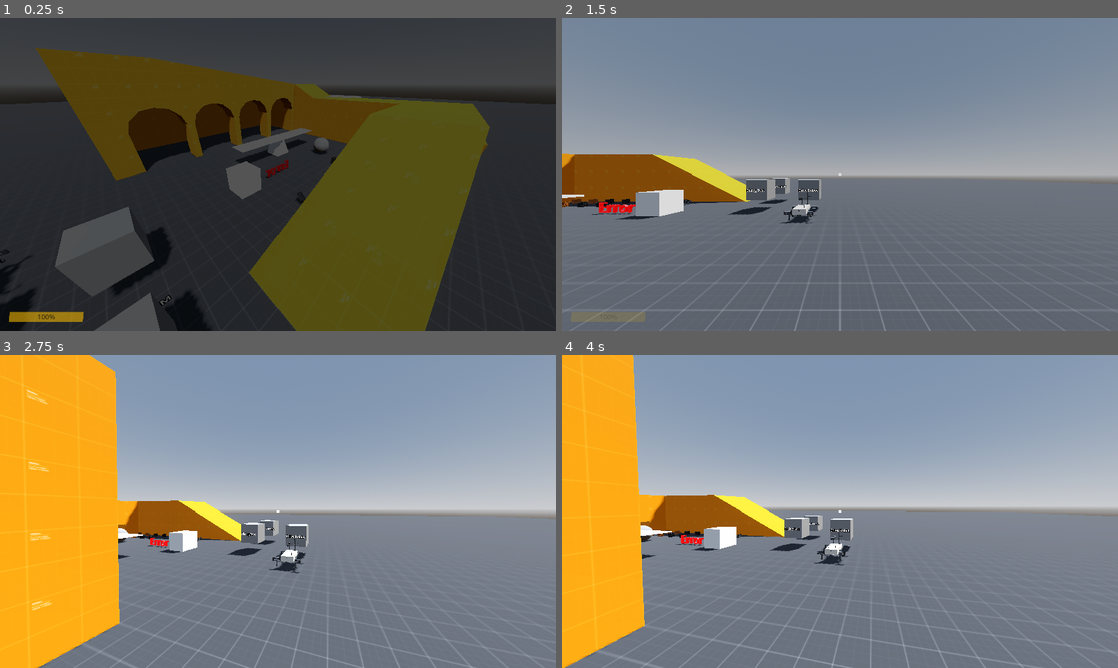
Above: before the commit, frames 1-4 (two rows, left to right).
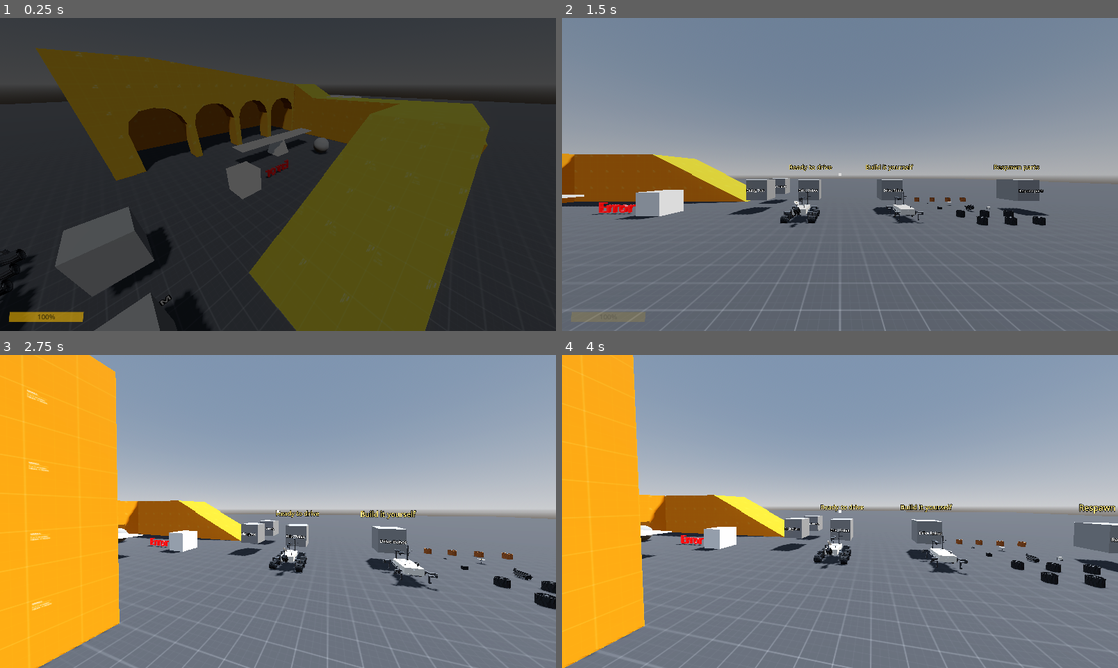
Above: after the commit, the same moments.

Repository: m-rafiwidya/Last-Light-NasaSpaceApps
Game: Godot game, scene res://src/main.tscn
The game is run twice, just before and just after one commit, with the same random seed, the same clock (stepped at 60 frames per second) and the same inputs.
Inputs (mouse positions are in pixels of both pictures, inside the frame that each line leads up to):
- Up to frame 1 (0.25 s): no input
- Up to frame 2 (1.5 s): click "Start" at 0.5 s; move the mouse to (867, 174) at 1.27 s; hold X (arm_rotate_up) from 1.28 s (still down); tap R (arm_toggle) at 1.35 s
- Up to frame 3 (2.75 s): keep holding X (arm_rotate_up); tap Space (move_jump) at 1.52, 2.27 s; move the mouse to (250, 511) at 2.02 s; click (250, 511) at 2.1 s
- Up to frame 4 (4 s): keep holding X (arm_rotate_up); move the mouse to (851, 505) at 2.77 s; hold Right mouse button (interact_secondary) 2.78-3.53 s; tap Enter at 3.5 s; move the mouse to (834, 517) at 3.52 s; tap E (interact_use) at 3.6 s; tap Space (move_jump) at 3.77 s

The runs differ from the first frame. In frame 1, 0.3% of the frame differs, in the area x 0-61%, y 44-91%; in frame 2, 2.1%; in frame 3, 2.1%; in frame 4, 2.9%, in the area x 16-100%, y 47-75%.

Commit message:
Test level with an assembled and a bare rover; per-rover control, reset, respawn
- GameState.robot / drive(rover): the rover being driven. Only its
  controller takes input, only it takes the camera (and hands it back to the
  player), and it sets Debug.current_robot for the robot HUD (was: every
  rover took input and the camera; the HUD showed the last rover loaded).
  SceneLoader clears it on unload.
- Robot.start_assembled: mounts six wheels, motor, battery, mast camera,
  antenna and tool turret when ready
- F (robot_reset, free in the input map): the driven rover goes upright where
  it is, keeping its heading, 0.25 m above the ground, at rest
- Test level: ReadyRover (assembled, "Ready to drive") and BareRover (empty,
  "Build it yourself"), each with its own Drive Robot trigger; PartsPile with
  a full build plus four high-grip wheels, and a "Respawn parts" trigger that
  replaces the loose pile parts with a fresh pile
- HUD hint for F; README

Diff:
--- a/game/project.godot
+++ b/game/project.godot
@@ -126,6 +126,11 @@
 "events": [Object(InputEventKey,"resource_local_to_scene":false,"resource_name":"","device":-1,"window_id":0,"alt_press …(190 unchanged characters)…
 ]
 }
+robot_reset={
+"deadzone": 0.2,
+"events": [Object(InputEventKey,"resource_local_to_scene":false,"resource_name":"","device":-1,"window_id":0,"alt_pressed":false,"shift_pressed":false,"ctrl_pressed":false,"meta_pressed":false,"pressed":false,"keycode":0,"physical_keycode":70,"key_label":0,"unicode":0,"location":0,"echo":false,"script":null)
+]
+}
 
 [physics]
 
--- a/game/src/autoloads/debug.gd
+++ b/game/src/autoloads/debug.gd
@@ -1,6 +1,6 @@
 extends Node
 
-# Set by Robot._ready()
+# The rover being driven, set by the Robot when it takes control (read by the robot HUD)
 var current_robot: Robot
 
 ## True while the debug console popup is open (set by UIManager). Player and robot
--- a/game/src/autoloads/game_state.gd
+++ b/game/src/autoloads/game_state.gd
@@ -12,6 +12,9 @@
 
 ## The current Player, null while no gameplay level is loaded
 var player: Player = null
+## The rover being driven (or last driven), set by drive(). Only this rover takes input, the
+## camera and the robot HUD; null while no gameplay level is loaded.
+var robot: Robot = null
 
 ## Time scale the game runs at while not paused. The `timescale` console command
 ## changes it, so unpausing returns to it instead of always going back to 1.0.
@@ -26,6 +29,12 @@
 
 func is_in_game(s: State = state) -> bool:
 	return s == State.IN_GAME_PLAYER or s == State.IN_GAME_ROBOT
+
+
+## Takes control of `rover` (IN_GAME_ROBOT). Esc hands control back to the player.
+func drive(rover: Robot) -> void:
+	robot = rover
+	change_state_to(State.IN_GAME_ROBOT)
 
 
 ## Leave a menu-like state (pause, mission console) and go back to whichever
--- a/game/src/autoloads/scene_loader.gd
+++ b/game/src/autoloads/scene_loader.gd
@@ -60,6 +60,7 @@
 	# Unload current level if it exists
 	if current_scene:
 		GameState.player = null
+		GameState.robot = null
 		current_scene.queue_free()
 		level_unloaded.emit(current_scene.name)
 		current_scene = null
--- a/game/src/levels/test_level.gd
+++ b/game/src/levels/test_level.gd
@@ -7,7 +7,10 @@
 func _ready() -> void:
 	$DialogTrigger.interacted.connect(_on_dialog_trigger_interacted)
 	$MissionConsoleTrigger.interacted.connect(_on_mission_console_trigger_interacted)
-	$RobotTrigger.interacted.connect(_on_robot_trigger_interacted)
+	$ReadyRoverTrigger.interacted.connect(_on_robot_trigger_interacted.bind($ReadyRover))
+	$BareRoverTrigger.interacted.connect(_on_robot_trigger_interacted.bind($BareRover))
+	$RespawnPartsTrigger.interacted.connect(_on_respawn_parts_trigger_interacted)
+	_record_parts_pile()
 
 
 func _on_mission_console_trigger_interacted(_player: Player):
@@ -15,10 +18,49 @@
 		GameState.change_state_to(GameState.State.MISSION_CONSOLE)
 
 
-## Take control of the robot. Esc (ui_cancel, handled by UIManager) hands control back to the player.
-func _on_robot_trigger_interacted(_player: Player):
+## Take control of the trigger's rover. Esc (ui_cancel, handled by UIManager) hands control
+## back to the player.
+func _on_robot_trigger_interacted(_player: Player, rover: Robot):
 	if GameState.state == GameState.State.IN_GAME_PLAYER:
-		GameState.change_state_to(GameState.State.IN_GAME_ROBOT)
+		GameState.drive(rover)
+
+
+# --- Parts pile -----------------------------------------------------------------------------
+
+## Pile parts' properties that are copied when the pile is respawned
+const PILE_PROPERTIES: Array[String] = ["display_name", "tint", "radius", "grip"]
+
+# One entry per part in PartsPile as the level starts: scene, transform and properties
+var _pile_layout: Array = []
+
+
+func _record_parts_pile() -> void:
+	for part in $PartsPile.get_children():
+		if not part is HotswapPart:
+			continue
+		var properties: Dictionary = {}
+		for property in PILE_PROPERTIES:
+			if property in part:
+				properties[property] = part.get(property)
+		_pile_layout.append({"scene": load(part.scene_file_path), "transform": part.transform, "properties": properties})
+
+
+## Clears the loose pile parts (parts mounted on a rover stay) and lays out a fresh full pile.
+func _on_respawn_parts_trigger_interacted(_player: Player) -> void:
+	var holders: Array = [GameState.player] + find_children("*", "Robot", true, false)
+	for part in $PartsPile.get_children():
+		if not part is HotswapPart or part.is_mounted():
+			continue
+		for holder_owner in holders:
+			if is_instance_valid(holder_owner) and holder_owner.holder and holder_owner.holder.held_object == part:
+				holder_owner.holder.release()
+		part.queue_free()
+	for entry in _pile_layout:
+		var part: HotswapPart = entry["scene"].instantiate()
+		part.transform = entry["transform"]
+		for property in entry["properties"]:
+			part.set(property, entry["properties"][property])
+		$PartsPile.add_child(part)
 
 
 func _on_dialog_trigger_interacted(_player: Player):
--- a/game/src/levels/test_level.tscn
+++ b/game/src/levels/test_level.tscn
@@ -385,27 +385,36 @@
 transform = Transform3D(1, 0, 0, 0, 1, 0, 0, 0, 1, 0, 0, 0.6)
 text = "Mission Console"
 
-[node name="RobotTrigger" type="Area3D" parent="." unique_id=251062919]
+[node name="ReadyRoverTrigger" type="Area3D" parent="." unique_id=251062919]
 transform = Transform3D(1, 0, 0, 0, 1, 0, 0, 0, 1, 10.5, 1, -3)
 script = ExtResource("4_t1chq")
 metadata/_custom_type_script = "uid://b3epixqjbcndx"
 
-[node name="CollisionShape3D" type="CollisionShape3D" parent="RobotTrigger" unique_id=2091237796]
+[node name="CollisionShape3D" type="CollisionShape3D" parent="ReadyRoverTrigger" unique_id=2091237796]
 shape = SubResource("BoxShape3D_strxf")
 
-[node name="MeshInstance3D" type="MeshInstance3D" parent="RobotTrigger" unique_id=1330654056]
+[node name="MeshInstance3D" type="MeshInstance3D" parent="ReadyRoverTrigger" unique_id=1330654056]
 mesh = SubResource("BoxMesh_xa74p")
 
-[node name="Label3D" type="Label3D" parent="RobotTrigger" unique_id=1711732088]
+[node name="Label3D" type="Label3D" parent="ReadyRoverTrigger" unique_id=1711732088]
 transform = Transform3D(1, 0, 0, 0, 1, 0, 0, 0, 1, 0, 0, 0.6)
 text = "Drive Robot"
 
-[node name="RobotController" type="Node" parent="." unique_id=144958007]
+[node name="Sign" type="Label3D" parent="ReadyRoverTrigger" unique_id=1203948601]
+transform = Transform3D(1, 0, 0, 0, 1, 0, 0, 0, 1, 0, 1.1, 0)
+billboard = 1
+modulate = Color(1, 0.85, 0.4, 1)
+outline_size = 16
+font_size = 64
+text = "Ready to drive"
+
+[node name="ReadyRoverController" type="Node" parent="." unique_id=144958007]
 script = ExtResource("7_robotctl")
 
-[node name="Robot" parent="." unique_id=1373955819 node_paths=PackedStringArray("controller") instance=ExtResource("6_robot")]
+[node name="ReadyRover" parent="." unique_id=1373955819 node_paths=PackedStringArray("controller") instance=ExtResource("6_robot")]
 transform = Transform3D(1, 0, 0, 0, 1, 0, 0, 0, 1, 10.5, 0.5, -1.2)
-controller = NodePath("../RobotController")
+controller = NodePath("../ReadyRoverController")
+start_assembled = true
 
 [node name="HotswapSocketWheel" parent="." unique_id=1283709664 instance=ExtResource("20_socket")]
 transform = Transform3D(1, 0, 0, 0, 1, 0, 0, 0, 1, -1, 0, -3)
@@ -424,57 +433,118 @@
 accepts_any_type = false
 accepted_type = 2
 
-[node name="WheelPart" parent="." unique_id=483669891 instance=ExtResource("21_wheel")]
-transform = Transform3D(0, -1, 0, 1, 0, 0, 0, 0, 1, -1, 0.5, -4.5)
-
-[node name="WheelPart2" parent="." unique_id=836262940 instance=ExtResource("21_wheel")]
-transform = Transform3D(0, -1, 0, 1, 0, 0, 0, 0, 1, -2, 0.5, -4.5)
-
-[node name="WheelPart3" parent="." unique_id=732545009 instance=ExtResource("21_wheel")]
-transform = Transform3D(0, -1, 0, 1, 0, 0, 0, 0, 1, -1, 0.5, -3.5)
-
-[node name="WheelPart4" parent="." unique_id=62990532 instance=ExtResource("21_wheel")]
-transform = Transform3D(0, -1, 0, 1, 0, 0, 0, 0, 1, -2, 0.5, -3.5)
-
-[node name="WheelPart5" parent="." unique_id=896151358 instance=ExtResource("21_wheel")]
-transform = Transform3D(0, -1, 0, 1, 0, 0, 0, 0, 1, -3, 0.5, -4.5)
+[node name="BareRoverTrigger" type="Area3D" parent="." unique_id=1203948610]
+transform = Transform3D(1, 0, 0, 0, 1, 0, 0, 0, 1, 14.5, 1, -3)
+script = ExtResource("4_t1chq")
+metadata/_custom_type_script = "uid://b3epixqjbcndx"
+
+[node name="CollisionShape3D" type="CollisionShape3D" parent="BareRoverTrigger" unique_id=1203948611]
+shape = SubResource("BoxShape3D_strxf")
+
+[node name="MeshInstance3D" type="MeshInstance3D" parent="BareRoverTrigger" unique_id=1203948612]
+mesh = SubResource("BoxMesh_xa74p")
+
+[node name="Label3D" type="Label3D" parent="BareRoverTrigger" unique_id=1203948613]
+transform = Transform3D(1, 0, 0, 0, 1, 0, 0, 0, 1, 0, 0, 0.6)
+text = "Drive Robot"
+
+[node name="Sign" type="Label3D" parent="BareRoverTrigger" unique_id=1203948614]
+transform = Transform3D(1, 0, 0, 0, 1, 0, 0, 0, 1, 0, 1.1, 0)
+billboard = 1
+modulate = Color(1, 0.85, 0.4, 1)
+outline_size = 16
+font_size = 64
+text = "Build it yourself"
+
+[node name="BareRoverController" type="Node" parent="." unique_id=1203948615]
+script = ExtResource("7_robotctl")
+
+[node name="BareRover" parent="." unique_id=1203948616 node_paths=PackedStringArray("controller") instance=ExtResource("6_robot")]
+transform = Transform3D(1, 0, 0, 0, 1, 0, 0, 0, 1, 14.5, 0.5, -1.2)
+controller = NodePath("../BareRoverController")
+
+[node name="RespawnPartsTrigger" type="Area3D" parent="." unique_id=1203948620]
+transform = Transform3D(1, 0, 0, 0, 1, 0, 0, 0, 1, 20.8, 1, -2.8)
+script = ExtResource("4_t1chq")
+metadata/_custom_type_script = "uid://b3epixqjbcndx"
+
+[node name="CollisionShape3D" type="CollisionShape3D" parent="RespawnPartsTrigger" unique_id=1203948621]
+shape = SubResource("BoxShape3D_strxf")
+
+[node name="MeshInstance3D" type="MeshInstance3D" parent="RespawnPartsTrigger" unique_id=1203948622]
+mesh = SubResource("BoxMesh_xa74p")
+
+[node name="Label3D" type="Label3D" parent="RespawnPartsTrigger" unique_id=1203948623]
+transform = Transform3D(1, 0, 0, 0, 1, 0, 0, 0, 1, 0, 0, 0.6)
+text = "Respawn parts"
+
+[node name="Sign" type="Label3D" parent="RespawnPartsTrigger" unique_id=1203948624]
+transform = Transform3D(1, 0, 0, 0, 1, 0, 0, 0, 1, 0, 1.1, 0)
+billboard = 1
+modulate = Color(1, 0.85, 0.4, 1)
+outline_size = 16
+font_size = 64
+text = "Respawn parts"
+
+[node name="PartsPile" type="Node3D" parent="." unique_id=1203948625]
+
+[node name="WheelPart" parent="PartsPile" unique_id=483669891 instance=ExtResource("21_wheel")]
+transform = Transform3D(0, -1, 0, 1, 0, 0, 0, 0, 1, 17, 0.5, -0.5)
+
+[node name="WheelPart2" parent="PartsPile" unique_id=836262940 instance=ExtResource("21_wheel")]
+transform = Transform3D(0, -1, 0, 1, 0, 0, 0, 0, 1, 18, 0.5, -0.5)
+
+[node name="WheelPart3" parent="PartsPile" unique_id=732545009 instance=ExtResource("21_wheel")]
+transform = Transform3D(0, -1, 0, 1, 0, 0, 0, 0, 1, 19, 0.5, -0.5)
+
+[node name="WheelPart4" parent="PartsPile" unique_id=62990532 instance=ExtResource("21_wheel")]
+transform = Transform3D(0, -1, 0, 1, 0, 0, 0, 0, 1, 17, 0.5, -1.5)
+
+[node name="WheelPart5" parent="PartsPile" unique_id=896151358 instance=ExtResource("21_wheel")]
+transform = Transform3D(0, -1, 0, 1, 0, 0, 0, 0, 1, 17, 0.5, -5.2)
 grip = 1.3
 display_name = "High-grip wheel"
 tint = Color(0.62, 0.34, 0.12, 1)
 
-[node name="WheelPart6" parent="." unique_id=1784414197 instance=ExtResource("21_wheel")]
-transform = Transform3D(0, -1, 0, 1, 0, 0, 0, 0, 1, -4, 0.5, -4.5)
+[node name="WheelPart6" parent="PartsPile" unique_id=1784414197 instance=ExtResource("21_wheel")]
+transform = Transform3D(0, -1, 0, 1, 0, 0, 0, 0, 1, 18, 0.5, -5.2)
 grip = 1.3
 display_name = "High-grip wheel"
 tint = Color(0.62, 0.34, 0.12, 1)
 
-[node name="WheelPart7" parent="." unique_id=1706634199 instance=ExtResource("21_wheel")]
-transform = Transform3D(0, -1, 0, 1, 0, 0, 0, 0, 1, -3, 0.5, -3.5)
+[node name="WheelPart7" parent="PartsPile" unique_id=1706634199 instance=ExtResource("21_wheel")]
+transform = Transform3D(0, -1, 0, 1, 0, 0, 0, 0, 1, 19, 0.5, -5.2)
 grip = 1.3
 display_name = "High-grip wheel"
 tint = Color(0.62, 0.34, 0.12, 1)
 
-[node name="WheelPart8" parent="." unique_id=785140708 instance=ExtResource("21_wheel")]
-transform = Transform3D(0, -1, 0, 1, 0, 0, 0, 0, 1, -4, 0.5, -3.5)
+[node name="WheelPart8" parent="PartsPile" unique_id=785140708 instance=ExtResource("21_wheel")]
+transform = Transform3D(0, -1, 0, 1, 0, 0, 0, 0, 1, 20, 0.5, -5.2)
 grip = 1.3
 display_name = "High-grip wheel"
 tint = Color(0.62, 0.34, 0.12, 1)
 
-[node name="MotorPart" parent="." unique_id=664850556 instance=ExtResource("22_motor")]
-transform = Transform3D(1, 0, 0, 0, 1, 0, 0, 0, 1, 1, 0.5, -4.5)
+[node name="MotorPart" parent="PartsPile" unique_id=664850556 instance=ExtResource("22_motor")]
+transform = Transform3D(1, 0, 0, 0, 1, 0, 0, 0, 1, 17, 0.5, -2.8)
 stall_torque = 10.7
 no_load_speed = 345.0
 
-[node name="BatteryPart" parent="." unique_id=1593277663 instance=ExtResource("23_battery")]
-transform = Transform3D(1, 0, 0, 0, 1, 0, 0, 0, 1, 3, 0.5, -4.5)
+[node name="BatteryPart" parent="PartsPile" unique_id=1593277663 instance=ExtResource("23_battery")]
+transform = Transform3D(1, 0, 0, 0, 1, 0, 0, 0, 1, 18.2, 0.5, -2.8)
 capacity = 100.0
 initial_charge = 1.0
 
-[node name="MastHeadPart" parent="." unique_id=1203948591 instance=ExtResource("24_mast_head")]
-transform = Transform3D(1, 0, 0, 0, 1, 0, 0, 0, 1, 1, 0.3, -6)
-
-[node name="ArmToolPart" parent="." unique_id=1203948592 instance=ExtResource("25_arm_tool")]
-transform = Transform3D(1, 0, 0, 0, 1, 0, 0, 0, 1, 2, 0.3, -6)
-
-[node name="AntennaPart" parent="." unique_id=1203948593 instance=ExtResource("26_antenna")]
-transform = Transform3D(1, 0, 0, 0, 1, 0, 0, 0, 1, 3, 0.3, -6)
+[node name="MastHeadPart" parent="PartsPile" unique_id=1203948591 instance=ExtResource("24_mast_head")]
+transform = Transform3D(1, 0, 0, 0, 1, 0, 0, 0, 1, 19.4, 0.3, -2.8)
+
+[node name="ArmToolPart" parent="PartsPile" unique_id=1203948592 instance=ExtResource("25_arm_tool")]
+transform = Transform3D(1, 0, 0, 0, 1, 0, 0, 0, 1, 17, 0.3, -3.9)
+
+[node name="AntennaPart" parent="PartsPile" unique_id=1203948593 instance=ExtResource("26_antenna")]
+transform = Transform3D(1, 0, 0, 0, 1, 0, 0, 0, 1, 18.2, 0.3, -3.9)
+
+[node name="WheelPart9" parent="PartsPile" unique_id=1203948626 instance=ExtResource("21_wheel")]
+transform = Transform3D(0, -1, 0, 1, 0, 0, 0, 0, 1, 18, 0.5, -1.5)
+
+[node name="WheelPart10" parent="PartsPile" unique_id=1203948627 instance=ExtResource("21_wheel")]
+transform = Transform3D(0, -1, 0, 1, 0, 0, 0, 0, 1, 19, 0.5, -1.5)
--- a/game/src/robot/robot.gd
+++ b/game/src/robot/robot.gd
@@ -3,6 +3,9 @@
 extends RigidBody3D
 
 @export var controller: RobotController
+## Mount a full set of parts (six standard wheels, motor, battery, mast camera, antenna and
+## tool turret) when the rover is ready, so it can be driven straight away
+@export var start_assembled: bool = false
 # The rover kit chassis model. HotswapSockets with an `anchor` are moved onto its socket_* nodes.
 @export var body_model: Node3D
 # The rover's collision shape. At _ready it takes the body model's imported "Collision" shape
@@ -87,8 +90,23 @@
 var looking_at_object: Node3D = null
 
 
+const STARTING_PARTS: Dictionary = {
+	"wheel": preload("res://src/robot/socket/wheel_part.tscn"),
+	"motor": preload("res://src/robot/socket/motor_part.tscn"),
+	"battery": preload("res://src/robot/socket/battery_part.tscn"),
+	"mast_head": preload("res://src/robot/socket/mast_head_part.tscn"),
+	"antenna": preload("res://src/robot/socket/antenna_part.tscn"),
+	"arm_tool": preload("res://src/robot/socket/arm_tool_part.tscn"),
+}
+# The reset puts the rover's origin this far above the ground under it (it rests at 0.10)
+const RESET_HEIGHT: float = 0.25
+
+var _reset_pending: bool = false
+
+
 func _ready() -> void:
-	Debug.current_robot = self
+	controller.robot = self
+	controller.reset_requested.connect(func() -> void: _reset_pending = true)
 	_snap_sockets_to_anchors()
 	_adopt_body_collision()
 	running_gear.update_wheel_properties()
@@ -108,6 +126,8 @@
 	controller.primary.connect(_on_controller_primary)
 
 	GameState.state_changed.connect(_on_game_state_changed)
+	if start_assembled:
+		_mount_starting_parts.call_deferred()
 	controller.altitude_limit = RoverVisuals.MAST_TILT_LIMIT
 	camera.transform = Transform3D.IDENTITY
 
@@ -148,11 +168,40 @@
 	source.queue_free()
 
 
-# The robot's camera only takes over while it is being driven; otherwise the
-# player's (or the main menu's) camera is the current one.
+## True while this rover is the one being driven (or was the last one, while paused)
+func is_driven() -> bool:
+	return GameState.robot == self
+
+
+# Puts a new part in every socket (deferred: the parts are added next to the rover, to its
+# parent, which is still being set up during _ready). A part taken out later stays in the level.
+func _mount_starting_parts() -> void:
+	var plan: Array = [
+		[front_left_socket, "wheel"], [front_right_socket, "wheel"], [middle_left_socket, "wheel"],
+		[middle_right_socket, "wheel"], [rear_left_socket, "wheel"], [rear_right_socket, "wheel"],
+		[motor_socket, "motor"], [battery_socket, "battery"],
+		[find_child("MastHeadSocket", true, false), "mast_head"],
+		[find_child("AntennaSocket", true, false), "antenna"],
+		[find_child("ArmToolSocket", true, false), "arm_tool"],
+	]
+	for entry in plan:
+		var socket := entry[0] as HotswapSocket
+		if socket == null or socket.part:
+			continue
+		var part: HotswapPart = STARTING_PARTS[entry[1]].instantiate()
+		get_parent().add_child(part)
+		part.global_position = socket.global_position
+		socket.mount(part)
+
+
+# The robot's camera only takes over while this rover is being driven; otherwise the
+# player's (or the main menu's, or the other rover's) camera is the current one.
 func _on_game_state_changed(old_state, new_state) -> void:
+	if not is_driven():
+		return
 	if new_state == GameState.State.IN_GAME_ROBOT:
 		camera.make_current()
+		Debug.current_robot = self
 	elif old_state == GameState.State.IN_GAME_ROBOT:
 		# Don't keep carrying a prop around while parked (PAUSED etc. keep it)
 		if new_state == GameState.State.IN_GAME_PLAYER:
@@ -240,7 +289,34 @@
 		wheel_part.global_basis = Basis(global_transform.basis.y.normalized(), steer_angle) * mount_basis
 
 
+# F: lifts the rover to RESET_HEIGHT above the ground under it, upright, facing the way it
+# faced (its heading), at rest.
+func _reset_upright(state: PhysicsDirectBodyState3D) -> void:
+	_reset_pending = false
+	var basis: Basis = state.transform.basis
+	var forward: Vector3 = -basis.z
+	if Vector2(forward.x, forward.z).length() < 0.1:
+		# Nose straight up or down: take the heading from the roof instead
+		forward = basis.y * signf(-forward.y)
+	var yaw: float = atan2(-forward.x, -forward.z)
+	var origin: Vector3 = state.transform.origin
+	var query := PhysicsRayQueryParameters3D.create(origin + Vector3.UP * 3.0, origin + Vector3.DOWN * 10.0, 1)
+	var hit: Dictionary = state.get_space_state().intersect_ray(query)
+	if hit:
+		origin.y = (hit["position"] as Vector3).y + RESET_HEIGHT
+	else:
+		origin.y += RESET_HEIGHT
+	state.transform = Transform3D(Basis(Vector3.UP, yaw), origin)
+	state.linear_velocity = Vector3.ZERO
+	state.angular_velocity = Vector3.ZERO
+	for wheel in running_gear.wheel_states:
+		running_gear.wheel_states[wheel][RunningGear.WheelState.ANGULAR_VELOCITY] = 0.0
+
+
 func _integrate_forces(state) -> void:
+	if _reset_pending:
+		_reset_upright(state)
+		return
 	running_gear.simulate_suspensions(state, controller.steer, _get_wheel_inertias())
 	_step_drivetrain(state.step)
 	_apply_wheel_forces(state)
--- a/game/src/robot/robot_controller.gd
+++ b/game/src/robot/robot_controller.gd
@@ -9,12 +9,18 @@
 ## forward / backward (as a fraction of the robot's top speed; no input = 0, so
 ## the robot slows down), move_left / move_right = steering, mouse = look,
 ## interact_use = pick up / drop, interact_primary = throw.
-## Unlike PlayerController, input is only accepted while GameState is IN_GAME_ROBOT.
+## Unlike PlayerController, input is only accepted while GameState is IN_GAME_ROBOT and its
+## robot is the one being driven (GameState.robot), so each rover in a level is independent.
 
 signal interact(value: bool)
 signal primary(value: bool)
 ## R: deploy / stow the arm (press only)
 signal arm_toggle
+## F: put the rover back upright where it is (press only)
+signal reset_requested
+
+## The Robot this controller drives (set by the Robot)
+var robot: Node = null
 
 
 ## Desired speed as a fraction of the robot's top speed. The robot uses it as the
@@ -42,7 +48,10 @@
 
 
 func is_input_enabled() -> bool:
-	return GameState.state == GameState.State.IN_GAME_ROBOT and not Debug.console_open
+	return (
+		GameState.state == GameState.State.IN_GAME_ROBOT and not Debug.console_open
+		and (robot == null or GameState.robot == robot)
+	)
 
 
 func _unhandled_input(event: InputEvent) -> void:
@@ -81,6 +90,8 @@
 
 		if Input.is_action_just_pressed("arm_toggle"):
 			arm_toggle.emit()
+		if Input.is_action_just_pressed("robot_reset"):
+			reset_requested.emit()
 		for joint in range(1, 6):
 			if Input.is_action_just_pressed("arm_joint_%d" % joint):
 				arm_joint = joint
--- a/game/src/ui/robot_hud/robot_hud.tscn
+++ b/game/src/ui/robot_hud/robot_hud.tscn
@@ -76,4 +76,4 @@
 size_flags_vertical = 8
 theme_override_font_sizes/font_size = 24
 text = "WASD: drive   Mouse: look   E: pick up / drop   LMB: throw   Esc: exit robot
-R: deploy / stow arm   1-5: arm joint   Z / X: move joint"
+R: deploy / stow arm   1-5: arm joint   Z / X: move joint   F: reset upright"
